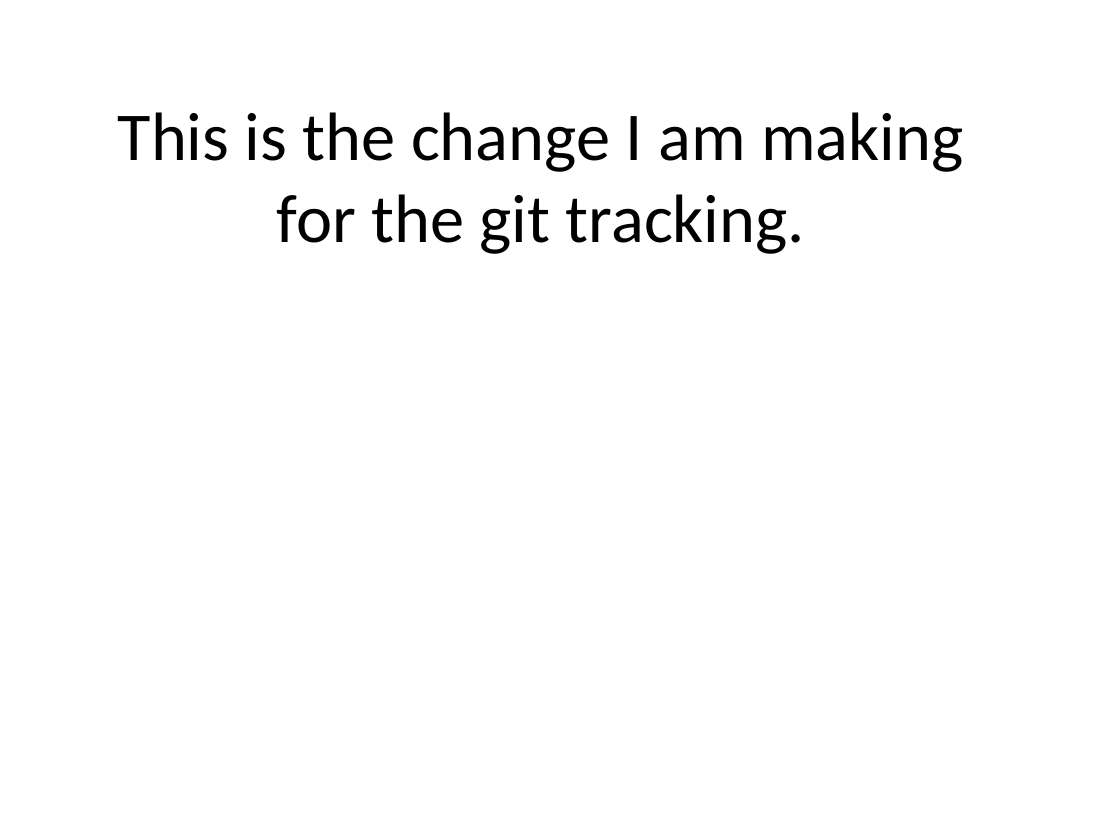
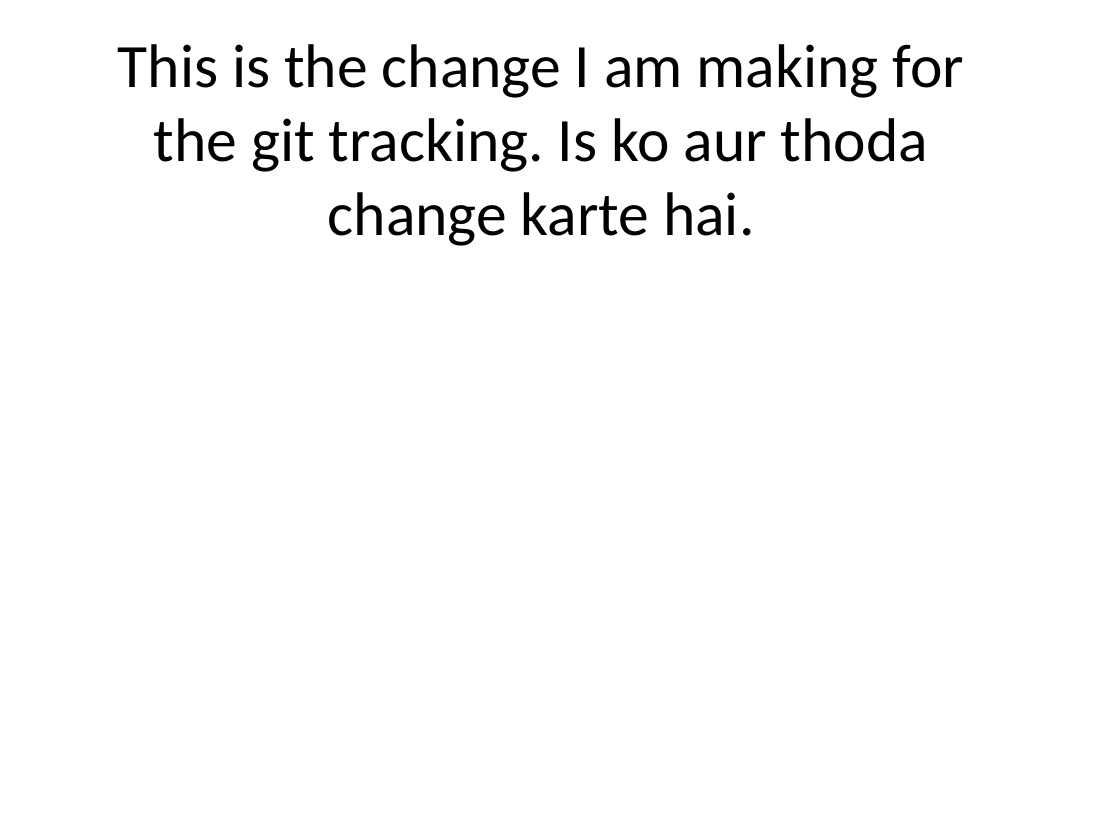
Before and after one commit to SSN2025/Repository_for_git, a slide deck: slide 1 of ppt_for_git.pptx. Drawn at 1120x840 pixels with LibreOffice and Linux fonts; fonts in the diff are those of the drawing. Boxes give left, top, right and bottom in pixels: in the first picture for what was removed or moved away, otherwise in the second. Text is boxed around its words. In the diff, an @@ line names an element or a change of style, - is before the commit and + after.

```diff
--- a/ppt_for_git.pptx
+++ b/ppt_for_git.pptx
@@ title at (118,44,964,246): text changed; size 44 to 39.6 pt @@
-This is the change I am making for the git tracking.
+This is the change I am making for the git tracking. Is ko aur thoda change karte hai.
```
Also in this commit, not shown: 5 other files.
